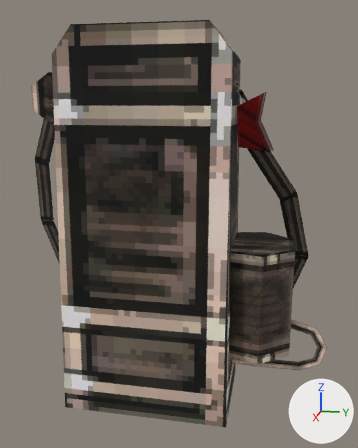
Two versions of the glTF model trenchbroom/models/prop_gas_pump.glb, one commit apart.
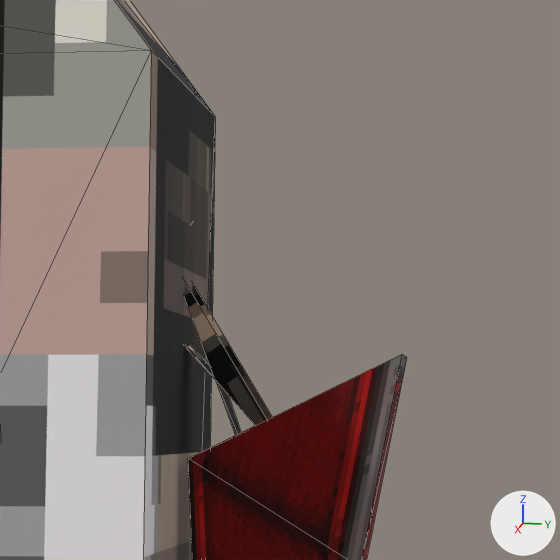
Each version is shown whole from a camera (50 mm lens) standing at (2.37, 0.58, 1.512) and looking at (-0.072, 0.091, 0.901), then close up on the part from 59% to 80% of the width and 10% to 27% of the height. Lighting does not change. The marker at lower right points along +X, +Y and +Z. The close-ups show mesh edges as thin lines. Vertices at the same position are counted once.

Before the edit, the objects in view are built like this:
```python
me_mesh_0 = bpy.data.meshes.new('Mesh_0')
me_mesh_0.from_pydata(...)  # 107 vertices, 129 faces; spans x -0.0086..0.0075, y -0.0183..0.0001, z -0.0042..0.0028
me_mesh_0.materials.append(mat_material_0)
ob_gas_pump = bpy.data.objects.new('Gas_pump', me_mesh_0)
ob_gas_pump.parent = ob_rootnode
ob_gas_pump.location = (0.0, 0.0, 0.0)
ob_gas_pump.rotation_euler = (-1.571, 0.0, 0.0)  # degrees (-90, 0, 0)
```
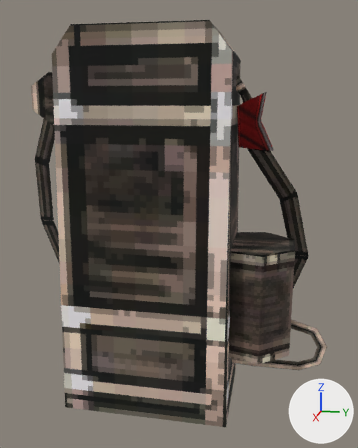
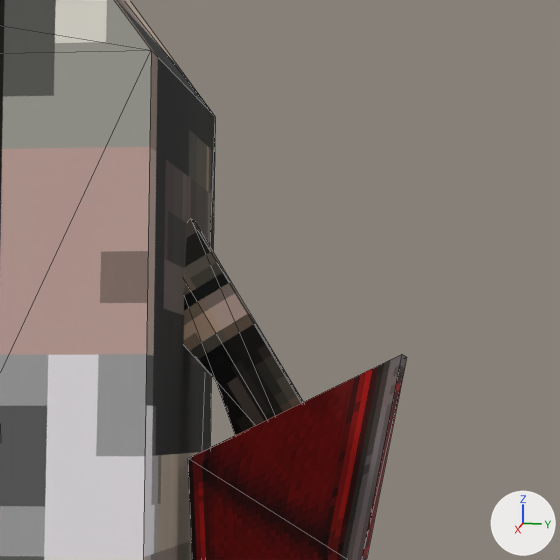
Commit message: Added Props

Boxes (x1, y1, x2, y2) around the edits, measured in the close-ups (560 x 560 px):
part 1 of me_mesh_0, added: after (184, 218, 303, 435)

The change, as a diff of the scene's bpy script:
```diff
--- a/trenchbroom/models/prop_gas_pump.glb.py
+++ b/trenchbroom/models/prop_gas_pump.glb.py
@@ me_mesh_0 @@
 # used by ob_gas_pump; parent = ob_rootnode; location = (0.0, 0.0, 0.0); rotation_euler = (-1.571, 0.0, 0.0), in degrees (-90, 0, 0)
-me_mesh_0.from_pydata(...)  # 107 vertices, 129 faces; spans x -0.0086..0.0075, y -0.0183..0.0001, z -0.0042..0.0028
+me_mesh_0.from_pydata(...)  # 110 vertices, 142 faces; spans x -0.0086..0.0075, y -0.0183..0.0001, z -0.0042..0.0028
+# me_mesh_0 part 1
+# 3 vertices are added at (-0.0038, -0.0164, -0.0001), (-0.0048, -0.0148, -0.0004), (-0.0048, -0.0148, -0.0001)
+# 13 new faces join them
 me_mesh_0.materials.append(mat_material_0)
```
